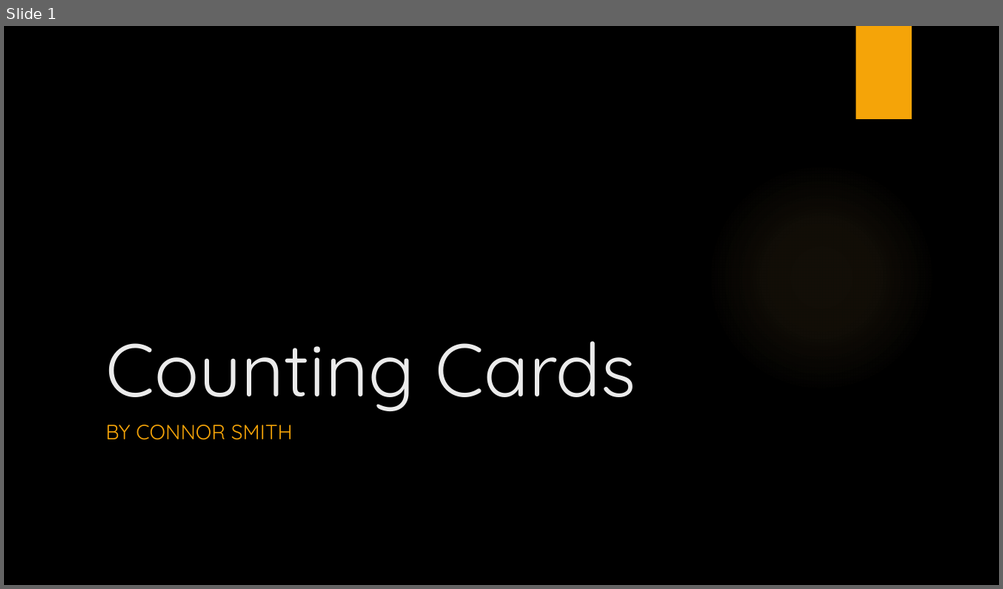
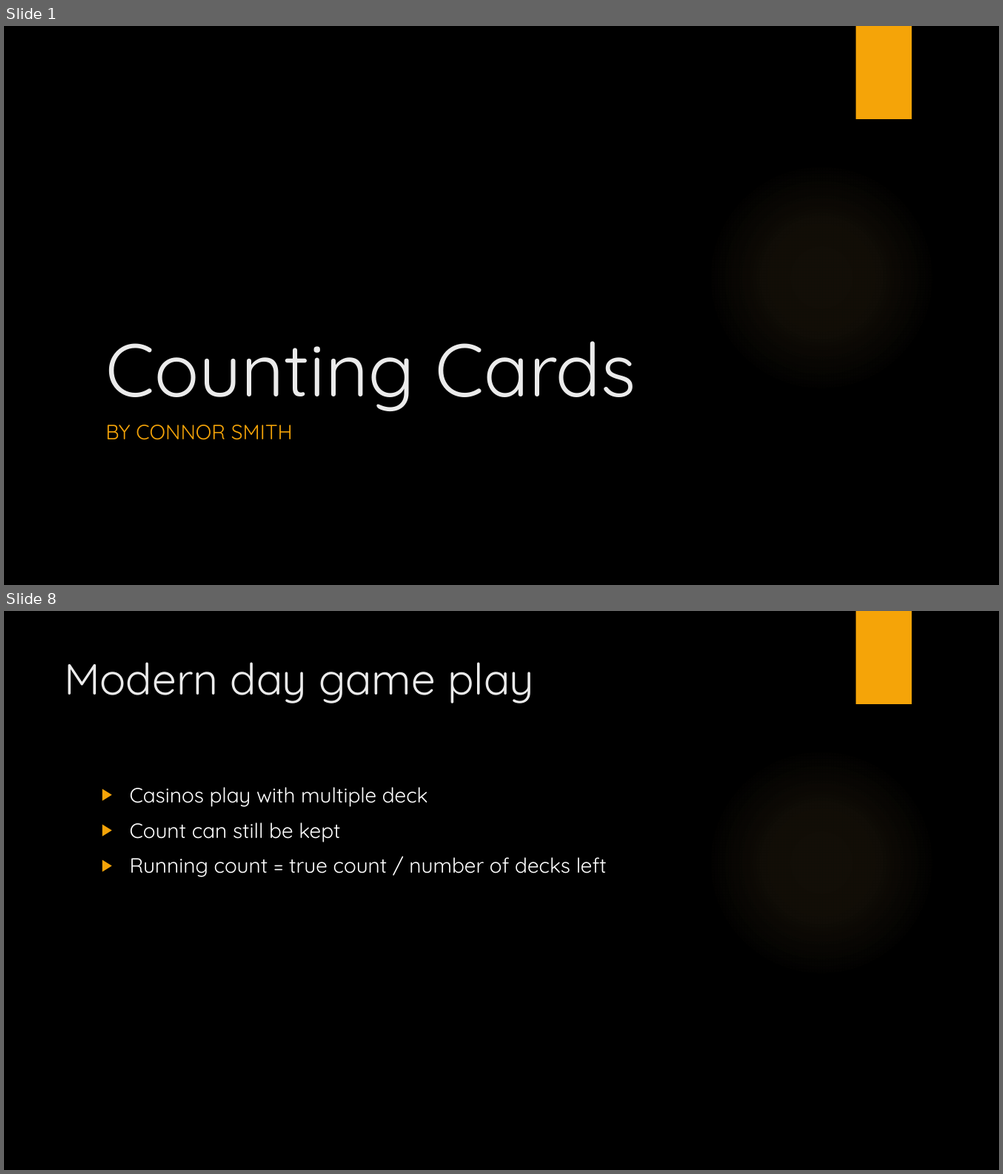
Before and after one commit to westpoint-neural-networks/final-project-connor-smith2, a slide deck: Counting Cards.pptx. Shown one above the other, each under a label of ours: slide 1 before the commit, slides 1 and 8 after it; the slides between them are not shown. The pictures are 1003x589 and 1003x1174 pixels, drawn with LibreOffice and Linux fonts; fonts in the diff are those of the drawing; background and template pictures are left out. Boxes give left, top, right and bottom in pixels: in the first picture for what was removed or moved away, otherwise in the second. Text is boxed around its words. In the diff, an @@ line names an element or a change of style, - is before the commit and + after.

```diff
--- a/Counting Cards.pptx
+++ b/Counting Cards.pptx
@@ slide 8 added at <box>4,611,999,1170</box>, background picture (left out); not listed: 2 template elements that a slide beside it also shows @@
@@ title added at <box>64,662,534,703</box>, 42 pt, text #EBEBEB @@
+Modern day game play
@@ text added at <box>130,787,606,877</box>, 20 pt, text #FFFFFF @@
+▶ Casinos play with multiple deck
+▶ Count can still be kept
+▶ Running count = true count / number of decks left
```
Also in this commit, not shown: 3 slides changed, 4 other slides added, 1 slide removed, 3 other files.
